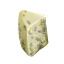
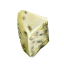
Layered file, before and after one edit (64x64). Changes by layer:
removed layer "shadows" (was multiply) over [17, 9, 30, 57]
renamed "highlights" to "cheese", blend hard light → normal, painted on it over [17, 9, 50, 58]
removed layer "Layer 11" (was multiply, 86%) over [17, 9, 50, 58]
removed layer "Layer 7" over [18, 9, 49, 57]
